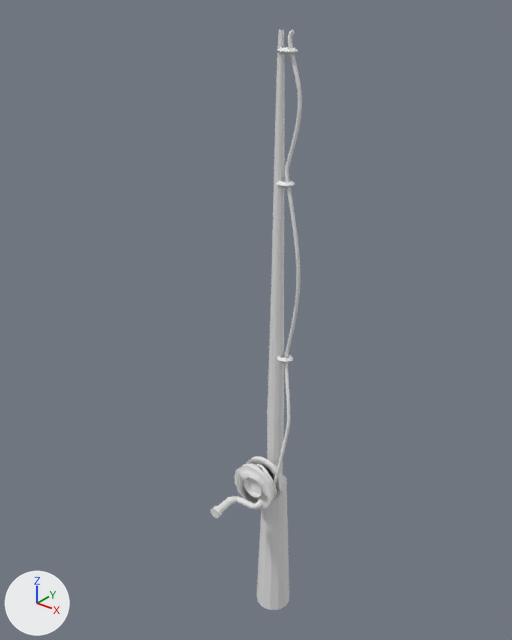
The FBX model Assets/Models/Ships/fishrod.fbx: old version first, new version second.
Rendered twice from a 50 mm camera at (1.035, -1.384, 1.733) aimed at (-0.048, -0.03, 0.893). The axes (+X, +Y, +Z) are drawn at lower left. The lights are the same throughout. Where no turn or scale is listed for an object, it has been applied to the vertices. Vertices at the same position are counted once.

The scene before the commit, as lines of its bpy script (objects in view):
```python
me_beziercurve_004 = bpy.data.meshes.new('BezierCurve.004')
me_beziercurve_004.from_pydata(...)  # 2028 vertices, 2036 faces; spans x -0.058..0.079, y -0.095..0.012, z 0.338..1.625
me_cylinder_022 = bpy.data.meshes.new('Cylinder.022')
me_cylinder_022.from_pydata(...)  # 130 vertices, 119 faces; spans x -0.06..0.06, y -0.05..0.06, z -0.14..1.62
me_cylinder_023 = bpy.data.meshes.new('Cylinder.023')
me_cylinder_023.from_pydata(...)  # 352 vertices, 347 faces; spans x -0.069..0.07, y -0.219..-0.015, z 0.328..0.467
ob_beziercurve_001 = bpy.data.objects.new('BezierCurve.001', me_beziercurve_004)
ob_beziercurve_001.location = (0.0, 0.0, 0.0)
ob_cylinder_007 = bpy.data.objects.new('Cylinder.007', me_cylinder_023)
ob_cylinder_007.location = (0.0, 0.0, 0.0)
ob_fishrod = bpy.data.objects.new('fishrod', me_cylinder_022)
ob_fishrod.location = (0.0, 0.0, 0.0)
```
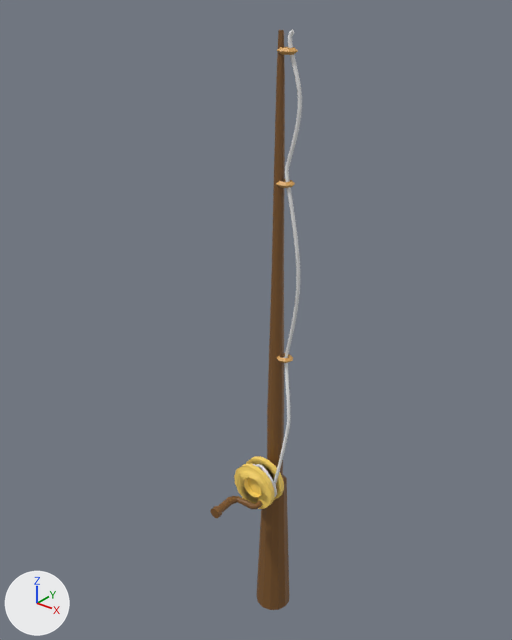
Edits to the bpy script that builds the scene:
```text
Add mat_ship01:
    mat_ship01 = principled_material('ship01')
    mat_ship01.base_color = (0.205, 0.0931, 0.0242)  # brown #7d562b
Add mat_ship02:
    mat_ship02 = principled_material('ship02')
    mat_ship02.base_color = (1.0, 0.694, 0.138)  # yellow #ffd968
Change me_cylinder_022:
    where me_cylinder_022.from_pydata(...)  # 130 vertices, 119 faces; spans x -0.06..0.06, y -0.05..0.06, z -0.14..1.62
    add me_cylinder_022.materials.append(mat_ship01)  # brown #7d562b
Change me_cylinder_023:
    where me_cylinder_023.from_pydata(...)  # 352 vertices, 347 faces; spans x -0.069..0.07, y -0.219..-0.015, z 0.328..0.467
    used by ob_cylinder_007; location = (0.0, 0.0, 0.0)
    me_cylinder_023 part 1: all 133 faces centred in x -0.064..0.038, y -0.219..-0.109, z 0.335..0.366 switch from no material to mat_ship01 (brown #7d562b)
    me_cylinder_023 part 2: all 197 faces centred in x -0.068..0.069, y -0.107..-0.047, z 0.329..0.466 switch from no material to mat_ship02 (yellow #ffd968)
```

Location of each change, (x1, y1, x2, y2) in pixels of the pictures (512 x 640 px):
'fishrod', recoloured (grey to brown)
    both: (256, 30, 289, 610)
part 1 of me_cylinder_023, recoloured (white to brown)
    both: (210, 496, 263, 518)
part 2 of me_cylinder_023, recoloured (grey to yellow)
    both: (234, 456, 284, 509)
